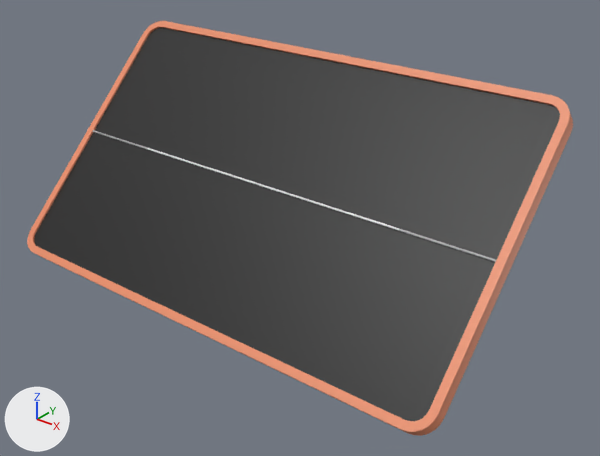
Two versions of the glTF model public/assets/models/dos/display.glb, one commit apart.
Both versions are drawn from a camera (50 mm lens) standing at (3.25, -2.92, 2.82) and looking at (0.25, 0.83, 0.5). The lights are fixed; the arrows at lower left show +X, +Y and +Z. Both versions are drawn at frame 11 of the action 'popup.001'; the numbers are the values there.
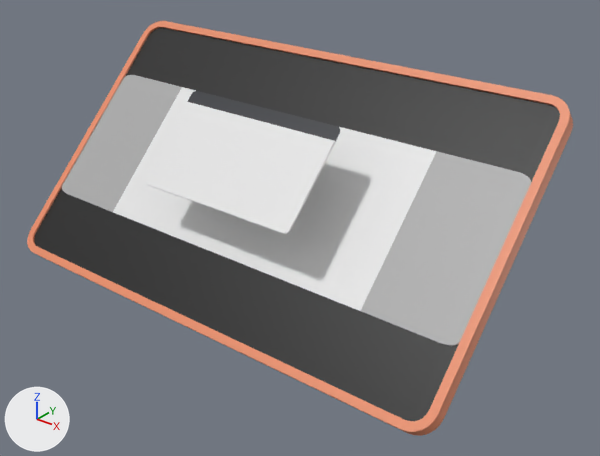
Boxes (x1, y1, x2, y2) around the edits, measured in the pictures (600 x 456 px):
'Cube.135', moved, rescaled (16% wider, 105% taller): before (93, 130, 496, 262); after (62, 75, 531, 346)
'popup2', turned, rescaled (not visible before): after (144, 91, 340, 234)

The change, as a list of edits to the scene's bpy script:
```text
Change ob_cube_135:
    ob_cube_135.location: (0.0, 0.8, 0.7) -> (0.0, 0.803, 0.697)
    ob_cube_135.scale: (1.0, 0.00517, 1.0) -> (1.0, 0.542, 1.0)
Change ob_popup2:
    ob_popup2.rotation_euler: (0.0, 0.0, 0.0) -> (0.785, 0.0, 0.0)  # degrees (0, 0, 0) -> degrees (45, 0, 0)
    ob_popup2.scale: (0.0, 0.0, 0.0) -> (0.357, 0.357, 0.678)
```
